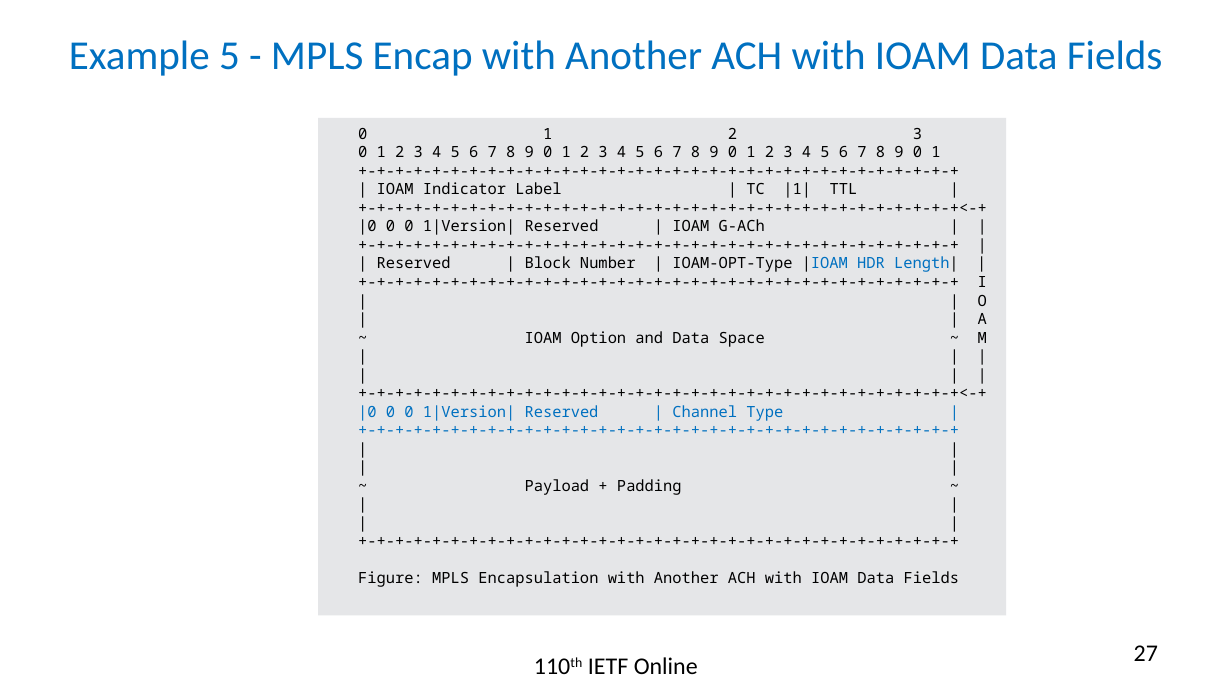
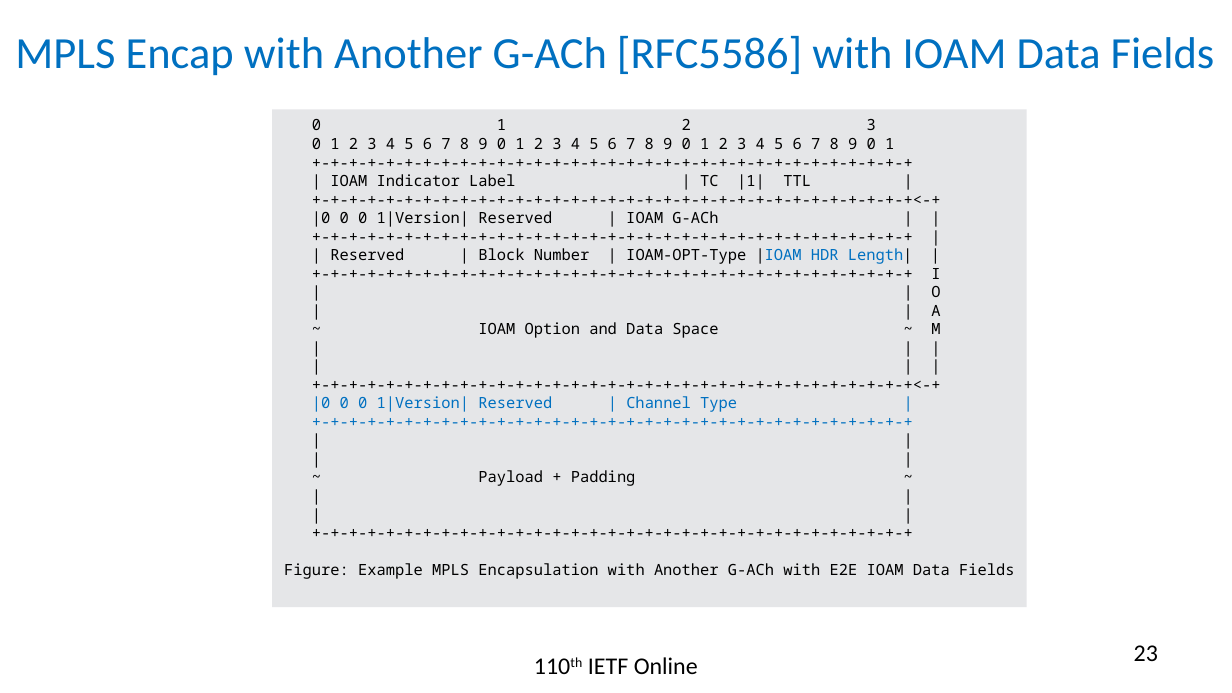
Before and after one commit to rakgandhi/ietf-slides, a slide deck: slide 23 of draft-gandhi-mpls-ioam-sr-05.pptx (slide 27 before the commit). Drawn at 1232x693 pixels with LibreOffice and Linux fonts; fonts in the diff are those of the drawing. Boxes give left, top, right and bottom in pixels: in the first picture for what was removed or moved away, otherwise in the second. Text is boxed around its words. In the diff, an @@ line names an element or a change of style, - is before the commit and + after.

```diff
--- a/draft-gandhi-mpls-ioam-sr-05.pptx
+++ b/draft-gandhi-mpls-ioam-sr-05.pptx
@@ title at (15,36,1215,76): text changed; size 24 to 26 pt @@
-Example 5 - MPLS Encap with Another ACH with IOAM Data Fields
+MPLS Encap with Another G-ACh [RFC5586] with IOAM Data Fields
@@ rectangle "0 1 2 3": place and size @@
-rectangle "0 1 2 3" at (318,118,1005,616)
+rectangle "0 1 2 3" at (272,110,1026,607)
@@ text in rectangle at (284,563,1015,579): text changed @@
-Figure: MPLS Encapsulation with Another ACH with IOAM Data Fields
+Figure: Example MPLS Encapsulation with Another G-ACh with E2E IOAM Data Fields
@@ page number at (1134,645,1158,661): text changed @@
-27
+23
```
Also in this commit, not shown: 3 other slides changed, 1 slide added, 1 other file.
